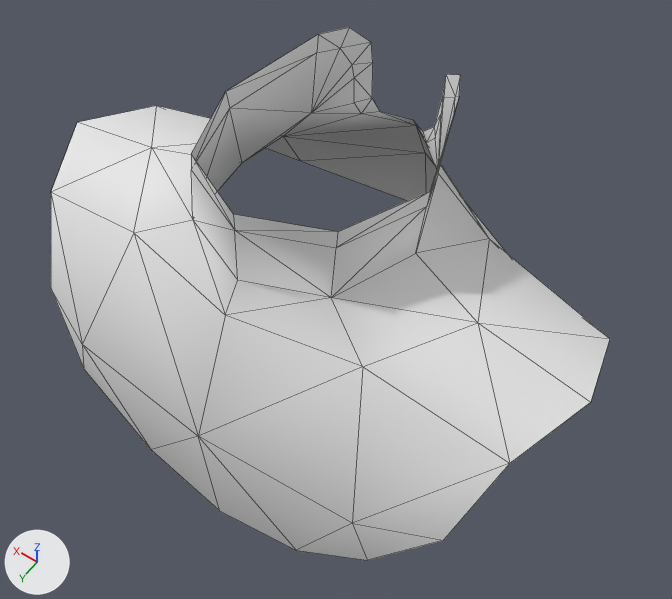
The COLLADA model art/meshes/props/helmet/caro_coil.dae as it was, and as the next commit left it.
The view is the same before and after, from a camera (50 mm lens) standing at (-0.653, 0.891, 4.803) and looking at (-0.036, 0.027, 3.446). Arrows for +X, +Y and +Z are at lower left; the lights stay in place. Mesh edges are drawn as thin lines.

Objects in the first picture: 'm_armor_tunic_short_004'.
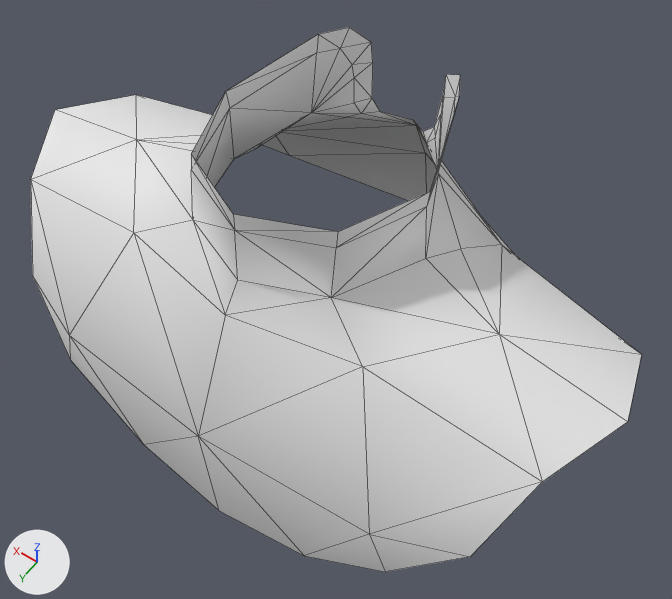
Boxes (x1, y1, x2, y2) around the edits, measured in the pictures (672 x 599 px):
'm_armor_tunic_short_004', reshaped (9% wider)
    before: (51, 27, 610, 560)
    after: (31, 27, 642, 572)
part 1 of me_cube_008, built on
    before: (51, 105, 610, 560)
    after: (31, 95, 642, 572)

The change, as a list of edits to the scene's bpy script:
```text
Change me_cube_008:
    used by ob_m_armor_tunic_short_004; location = (0.0, 0.0, 0.0)
    remove me_cube_008.from_pydata(...)  # 70 vertices, 106 faces; spans x -0.534..0.534, y -0.357..0.38, z 3.102..3.843
    add me_cube_008.from_pydata(...)  # 74 vertices, 114 faces; spans x -0.593..0.593, y -0.357..0.38, z 3.102..3.843
    me_cube_008 part 1
    8 faces are deleted
    22 vertices move from x -0.534..0.534, y -0.273..0.361, z 3.141..3.658 to x -0.593..0.593, y -0.273..0.361, z 3.142..3.658
    4 vertices are added at (-0.096, -0.197, 3.657), (0.103, -0.2, 3.653), (0.214, -0.069, 3.615), (-0.219, -0.08, 3.609)
    16 new faces join them
```
